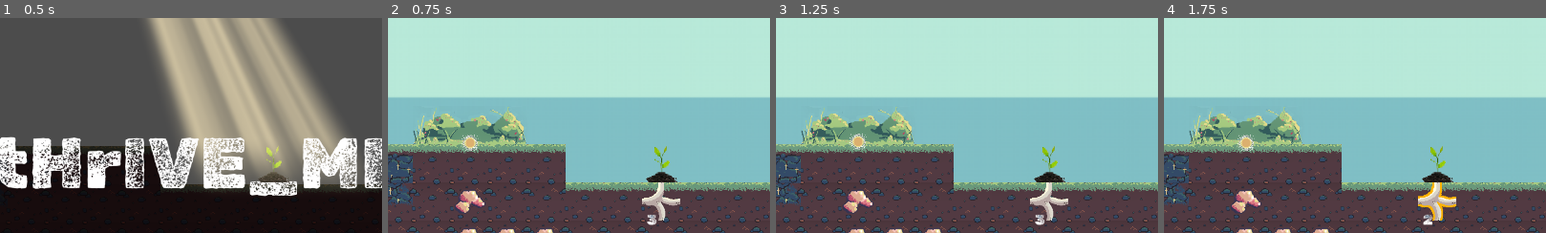
Above: before the commit, frames 1-4 (left to right).
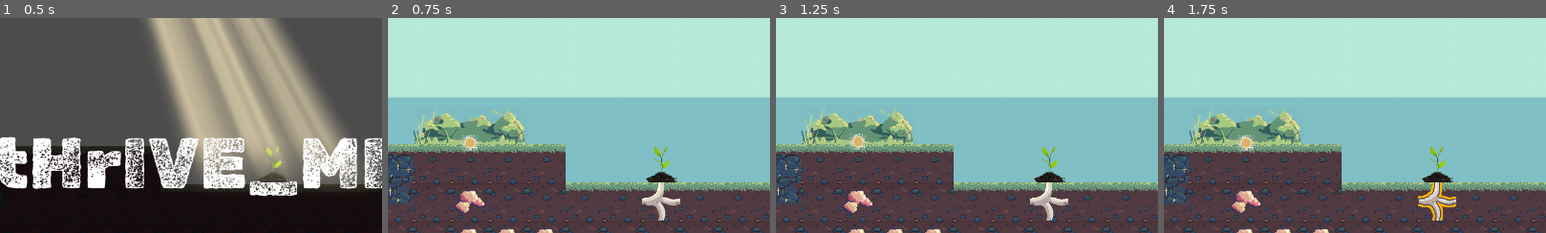
Above: after the commit, the same moments.

Repository: Gouellie/Roots
Game: Godot game, scene res://src/screens/main_menu.tscn
Same seed, same stepped clock (60 frames per second), same inputs: the game is played once before the commit and once after it.
Inputs:
- Up to frame 1 (0.5 s): no input
- Up to frame 2 (0.75 s): click "NEW GAME" at 0.5 s
- Up to frame 3 (1.25 s): no input
- Up to frame 4 (1.75 s): click "END TURN" at 1.25 s
The pictures show only the part of the screen within x 14-64%, y 16-66%; the shares and areas given below are measured in that part.

Frame 1 is identical in both runs. In frame 2, 0.1% of the frame differs, in the area x 67-71%, y 91-97%; in frame 3, 0.1%; in frame 4, 0.4%, in the area x 66-77%, y 76-97%.

Commit message:
Changed numeric health to visual representation

Diff:
--- a/assets/tiles/ingredients_tiles_tileset.tres
+++ b/assets/tiles/ingredients_tiles_tileset.tres
@@ -35,7 +35,7 @@
 2/texture = ExtResource( 1 )
 2/tex_offset = Vector2( 0, 0 )
 2/modulate = Color( 1, 1, 1, 1 )
-2/region = Rect2( 192, 320, 64, 64 )
+2/region = Rect2( 384, 0, 64, 64 )
 2/tile_mode = 0
 2/occluder_offset = Vector2( 0, 0 )
 2/navigation_offset = Vector2( 0, 0 )
--- a/src/scenes/librairies/tiles/tile.gd
+++ b/src/scenes/librairies/tiles/tile.gd
@@ -16,9 +16,12 @@
 onready var _leaf := $Leaf
 onready var _connections :Area2D= $Rig/Connections
 onready var _ingredient_detector :Area2D= $IngredientDetector
+onready var _sprite : Sprite = $Rig/Sprite
 
 onready var connections_pos :PoolVector2Array = []
 onready var connected_pos : PoolIntArray = []
+
+var start_rect : Rect2
 
 func _init():
 	resource_manager = ResourceManager.new()
@@ -26,15 +29,13 @@
 	add_child(resource_manager)
 	Events.connect("building_mode_toggle", self, "on_buidling_mode_toggle")
 
-
 func _ready() -> void:
+	start_rect = _sprite.region_rect
 	rig.rotation_degrees = real_rotation
 	if resource_manager:
 		health_node = resource_manager.add_new_resource(Resources.HEALTH, Globals.TILE_HEALTH)
 		health_node.connect("node_depleted", self, "on_health_depleted")
 		health_node.connect("node_update", self, "on_health_changed")
-
-		$Health.text = String(health_node.value)
 
 	connections_pos = []
 	for shape in _connections.get_children():
@@ -60,10 +61,24 @@
 	Globals.entity_manager.deplete_tile(self)
 	self.queue_free()
 
+func update_sprite_region():
+	var _pos : Vector2 = start_rect.position as Vector2
+	var _size : Vector2 = start_rect.size as Vector2
+	var _height = _size.y
+
+	var _base = 128
+	var _offset = 0
+	match resource_manager.get_resource(Resources.HEALTH).value:
+		1: _offset = _height * 2
+		2: _offset = _height * 1
+
+	_sprite.set_region_rect(Rect2(Vector2(_pos.x, _pos.y - _offset), _size))
+	$Rig/Parched.set_region_rect(Rect2(Vector2(_pos.x, _pos.y - _offset), _size))
+	$Rig/Disconnected.set_region_rect(Rect2(Vector2(_pos.x, _pos.y - _offset), _size))
 
 func on_health_changed():
-	$Health.text = String(health_node.value)
 	$Rig/Parched.visible = true
+	update_sprite_region()
 
 
 func apply_damage(_damage : int):
--- a/src/scenes/librairies/tiles/types/tile_elbow.tscn
+++ b/src/scenes/librairies/tiles/types/tile_elbow.tscn
@@ -1,10 +1,9 @@
-[gd_scene load_steps=11 format=2]
+[gd_scene load_steps=10 format=2]
 
 [ext_resource path="res://src/scenes/librairies/tiles/tile.gd" type="Script" id=1]
 [ext_resource path="res://assets/tiles/roots_tile_sheet_export_no_gap.png" type="Texture" id=2]
 [ext_resource path="res://assets/icons/invalid.png" type="Texture" id=3]
 [ext_resource path="res://src/ui/turns/resolve_behaviors/resolve_behavior_consume_resource.gd" type="Script" id=4]
-[ext_resource path="res://assets/theme/main_theme.tres" type="Theme" id=6]
 [ext_resource path="res://assets/shaders/outline_disconnected_shader.tres" type="Material" id=7]
 [ext_resource path="res://assets/shaders/outline_parched_shader.tres" type="Material" id=8]
 [ext_resource path="res://src/ui/turns/resolve_behaviors/resolve_behavior_damage_severed.gd" type="Script" id=9]
@@ -67,13 +66,6 @@
 margin_right = 16.0
 margin_bottom = -10.0
 
-[node name="Health" type="Label" parent="."]
-margin_left = -24.0
-margin_top = 16.0
-margin_right = 16.0
-margin_bottom = 45.0
-theme = ExtResource( 6 )
-
 [node name="IngredientDetector" type="Area2D" parent="."]
 collision_layer = 0
 collision_mask = 4
--- a/src/scenes/librairies/tiles/types/tile_fourway.tscn
+++ b/src/scenes/librairies/tiles/types/tile_fourway.tscn
@@ -1,10 +1,9 @@
-[gd_scene load_steps=11 format=2]
+[gd_scene load_steps=10 format=2]
 
 [ext_resource path="res://src/scenes/librairies/tiles/tile.gd" type="Script" id=1]
 [ext_resource path="res://assets/tiles/roots_tile_sheet_export_no_gap.png" type="Texture" id=2]
 [ext_resource path="res://assets/icons/invalid.png" type="Texture" id=3]
 [ext_resource path="res://src/ui/turns/resolve_behaviors/resolve_behavior_consume_resource.gd" type="Script" id=4]
-[ext_resource path="res://assets/theme/main_theme.tres" type="Theme" id=6]
 [ext_resource path="res://assets/shaders/outline_disconnected_shader.tres" type="Material" id=7]
 [ext_resource path="res://assets/shaders/outline_parched_shader.tres" type="Material" id=8]
 [ext_resource path="res://src/ui/turns/resolve_behaviors/resolve_behavior_damage_severed.gd" type="Script" id=9]
@@ -75,13 +74,6 @@
 margin_right = 16.0
 margin_bottom = -10.0
 
-[node name="Health" type="Label" parent="."]
-margin_left = -24.0
-margin_top = 16.0
-margin_right = 16.0
-margin_bottom = 30.0
-theme = ExtResource( 6 )
-
 [node name="IngredientDetector" type="Area2D" parent="."]
 collision_layer = 0
 collision_mask = 4
--- a/src/scenes/librairies/tiles/types/tile_straight.tscn
+++ b/src/scenes/librairies/tiles/types/tile_straight.tscn
@@ -1,10 +1,9 @@
-[gd_scene load_steps=11 format=2]
+[gd_scene load_steps=10 format=2]
 
 [ext_resource path="res://src/scenes/librairies/tiles/tile.gd" type="Script" id=1]
 [ext_resource path="res://assets/tiles/roots_tile_sheet_export_no_gap.png" type="Texture" id=2]
 [ext_resource path="res://assets/icons/invalid.png" type="Texture" id=3]
 [ext_resource path="res://src/ui/turns/resolve_behaviors/resolve_behavior_consume_resource.gd" type="Script" id=4]
-[ext_resource path="res://assets/theme/main_theme.tres" type="Theme" id=6]
 [ext_resource path="res://assets/shaders/outline_disconnected_shader.tres" type="Material" id=7]
 [ext_resource path="res://assets/shaders/outline_parched_shader.tres" type="Material" id=8]
 [ext_resource path="res://src/ui/turns/resolve_behaviors/resolve_behavior_damage_severed.gd" type="Script" id=9]
@@ -77,13 +76,6 @@
 [node name="ConsumerResolveBehavior" type="Node2D" parent="."]
 script = ExtResource( 4 )
 
-[node name="Health" type="Label" parent="."]
-margin_left = -24.0
-margin_top = 16.0
-margin_right = 16.0
-margin_bottom = 30.0
-theme = ExtResource( 6 )
-
 [node name="SeveredConnectionDamageResolveBehavior" type="Node2D" parent="."]
 script = ExtResource( 9 )
 
--- a/src/scenes/librairies/tiles/types/tile_threeway.tscn
+++ b/src/scenes/librairies/tiles/types/tile_threeway.tscn
@@ -1,10 +1,9 @@
-[gd_scene load_steps=11 format=2]
+[gd_scene load_steps=10 format=2]
 
 [ext_resource path="res://src/scenes/librairies/tiles/tile.gd" type="Script" id=1]
 [ext_resource path="res://assets/tiles/roots_tile_sheet_export_no_gap.png" type="Texture" id=2]
 [ext_resource path="res://assets/icons/invalid.png" type="Texture" id=3]
 [ext_resource path="res://src/ui/turns/resolve_behaviors/resolve_behavior_consume_resource.gd" type="Script" id=4]
-[ext_resource path="res://assets/theme/main_theme.tres" type="Theme" id=6]
 [ext_resource path="res://assets/shaders/outline_disconnected_shader.tres" type="Material" id=7]
 [ext_resource path="res://assets/shaders/outline_parched_shader.tres" type="Material" id=8]
 [ext_resource path="res://src/ui/turns/resolve_behaviors/resolve_behavior_damage_severed.gd" type="Script" id=9]
@@ -82,13 +81,6 @@
 script = ExtResource( 4 )
 amount = 2
 
-[node name="Health" type="Label" parent="."]
-margin_left = -24.0
-margin_top = 16.0
-margin_right = 16.0
-margin_bottom = 30.0
-theme = ExtResource( 6 )
-
 [node name="SeveredConnectionDamageResolveBehavior" type="Node2D" parent="."]
 script = ExtResource( 9 )
 
